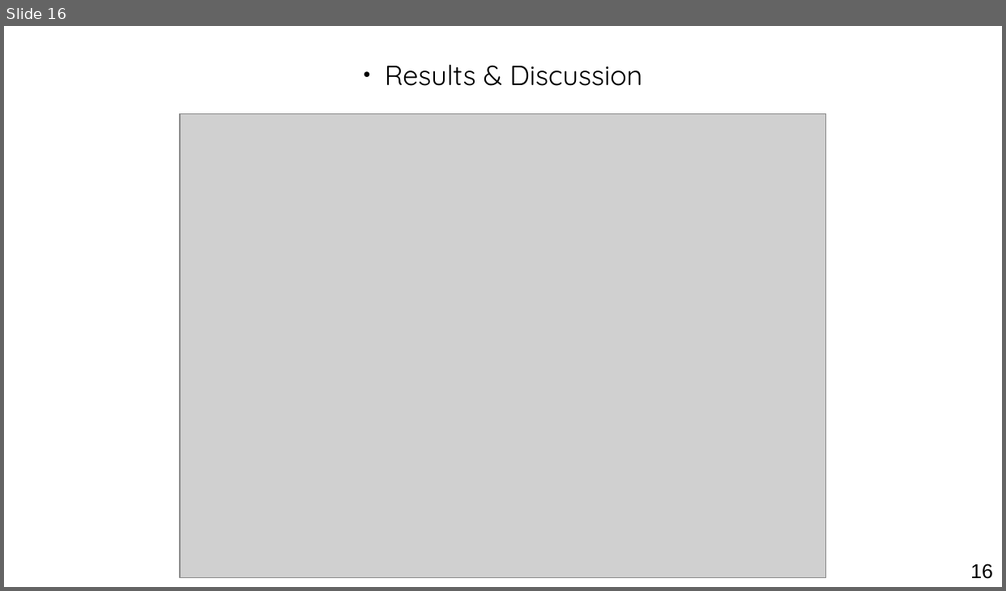
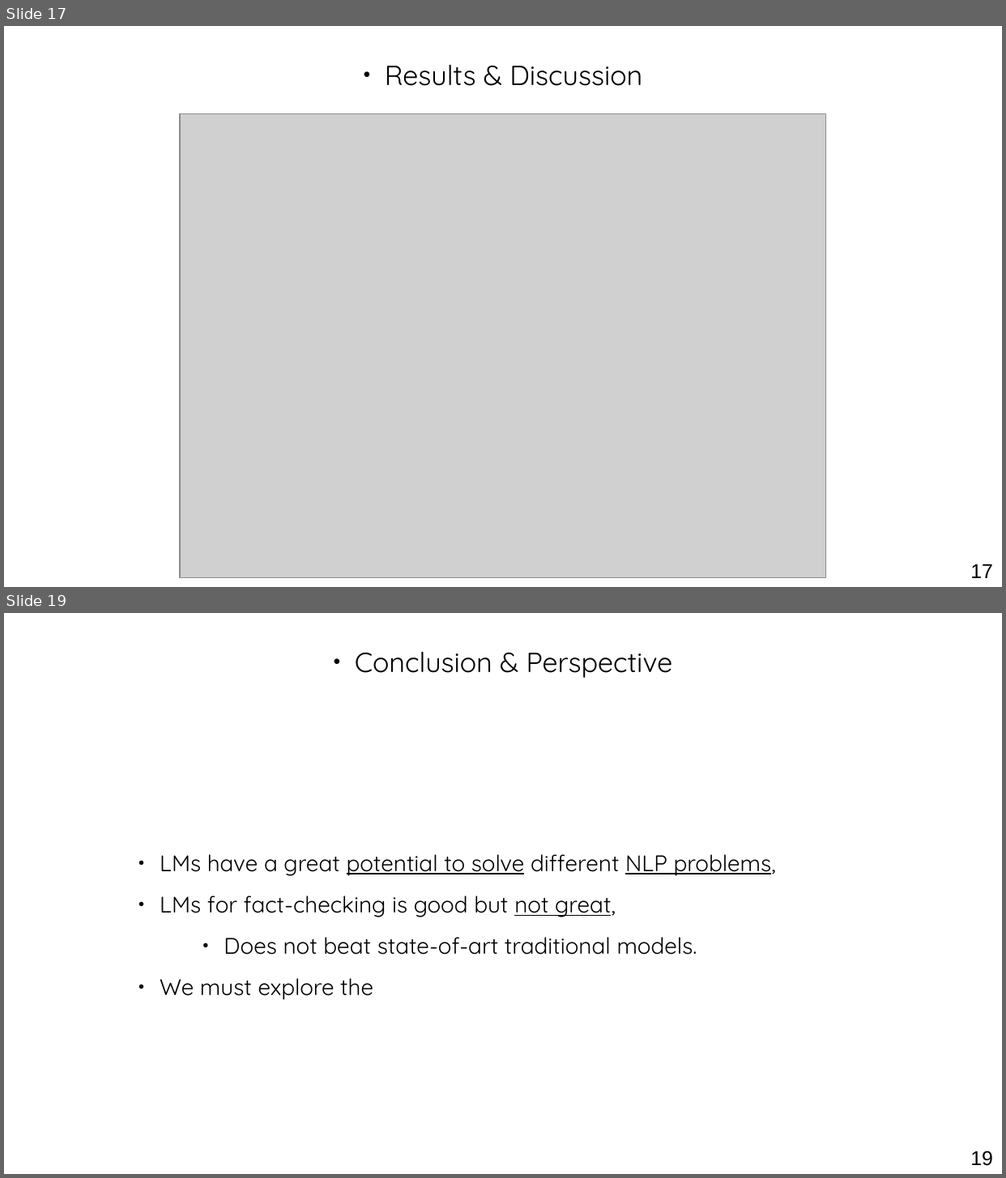
Before and after one commit to othmanelhoufi/LM-for-FactChecking, a slide deck: presentation/NLP_fact_checking.odp. Shown one above the other, each under a label of ours: slide 16 before the commit, slides 17 and 19 after it; the slides between them are not shown. The pictures are 1006x591 and 1006x1178 pixels, drawn with LibreOffice and Linux fonts; fonts in the diff are those of the drawing; grey boxes stand for pictures. Boxes give left, top, right and bottom in pixels: in the first picture for what was removed or moved away, otherwise in the second. Text is boxed around its words. In the diff, an @@ line names an element or a change of style, - is before the commit and + after.

```diff
--- a/presentation/NLP_fact_checking.odp
+++ b/presentation/NLP_fact_checking.odp
@@ slide 19 added at bbox=[4, 613, 1002, 1174], background #FFFFFF @@
@@ text added at bbox=[355, 651, 673, 678], 22 pt, text #000000 @@
+● Conclusion & Perspective
@@ text added at bbox=[160, 854, 776, 1000], 18 pt, text #000000 @@
+● LMs have a great potential to solve different NLP problems,
+● LMs for fact-checking is good but not great,
+      ● Does not beat state-of-art traditional models.
+● We must explore the
@@ page number added at bbox=[970, 1151, 993, 1166], 16 pt, text #000000 @@
+19
@@ what was slide 16 is now slide 17 @@
@@ page number at bbox=[970, 565, 993, 578]: text changed @@
-16
+17
```
Also in this commit, not shown: 9 slides changed, 4 other slides added, 3 slides removed, 32 other files.
